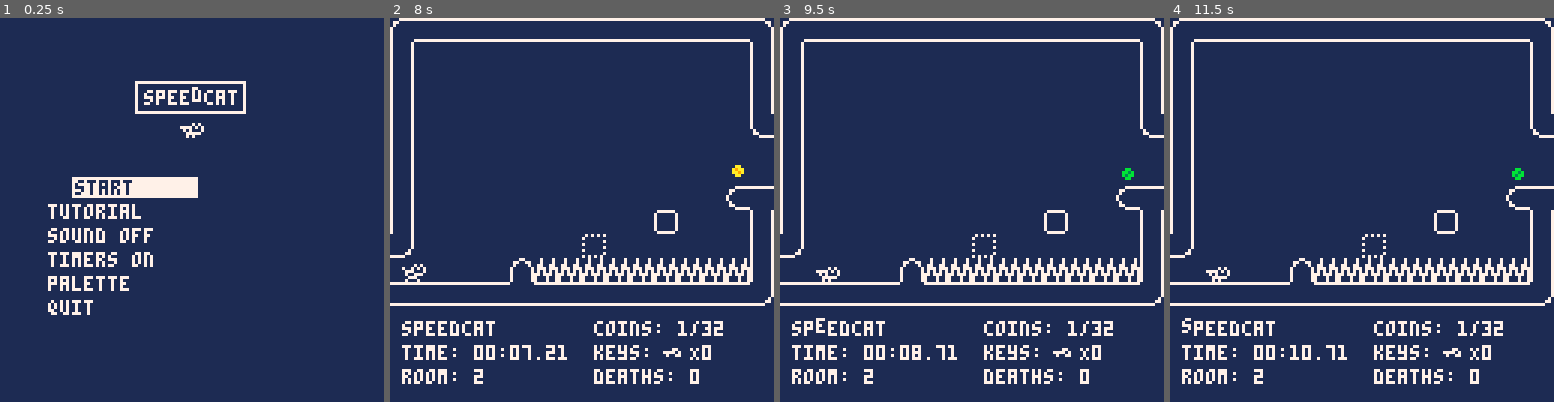
Above: before the commit, frames 1-4 (left to right).
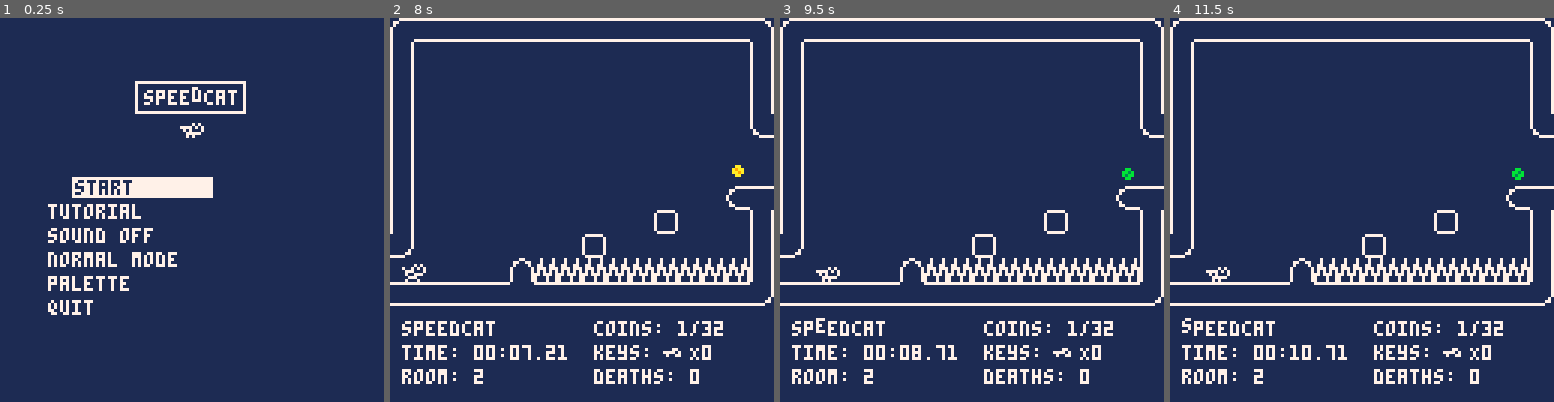
Above: after the commit, the same moments.

Repository: fletchmakes/speedcat
Game: PICO-8 cartridge speedcat.p8
Two runs of this game, one before a commit and one after it. Both use one fixed random seed, a clock stepped at 60 frames per second and the inputs below.
Inputs:
- Up to frame 1 (0.25 s): no input
- Up to frame 2 (8 s): tap X (X key) at 0.33, 1.07, 1.85, 2.97, 4.08, 5.2, 6.32, 7.43 s; tap O (Z key) at 0.7, 1.7, 2.1, 2.5, 2.9, 3.3, 3.7, 4.1, 4.5, 4.9, 5.3, 5.7, 6.1, 6.5, 6.9, 7.3, 7.7 s; hold Right 1.6-2.1 s; hold Up 2.15-2.42 s; hold Right 2.47-3.03 s; hold Left 3.08-3.58 s; hold Down 3.63-3.97 s; hold Right 4.02-4.68 s; hold Up 4.73-5.03 s; hold Left 5.08-5.68 s; hold Down 5.73-6.03 s; hold Right 6.08-6.58 s; hold Right 6.63-7.13 s; hold Up 7.18-7.45 s; hold Right from 7.5 s (still down)
- Up to frame 3 (9.5 s): release Right at 8.07 s; tap O (Z key) every 0.4 s from 8.1 to 9.3 s; hold Left 8.12-8.62 s; tap X (X key) at 8.55 s; hold Down 8.67-9 s; hold Right from 9.05 s (still down)
- Up to frame 4 (11.5 s): tap X (X key) at 9.67, 10.78 s; tap O (Z key) every 0.4 s from 9.7 to 11.3 s; release Right at 9.72 s; hold Up 9.77-10.07 s; hold Left 10.12-10.72 s; hold Down 10.77-11.07 s; hold Right from 11.12 s (still down)

The runs differ from the first frame. In frame 1, 0.6% of the frame differs, in the area x 12-56%, y 41-65%; in frame 2, less than 0.1%; in frame 3, less than 0.1%; in frame 4, less than 0.1%.

Commit message:
more refining to speedcat

Diff:
--- a/speedcat.p8
+++ b/speedcat.p8
@@ -17,7 +17,7 @@
 double_double_tick = false
 game_started = false
 muted = true
-timers = true
+timers = false
 background_col = 1
 foreground_col = 7
 deaths = 0
@@ -1112,7 +1112,7 @@
     main_menu.basex = 16
     main_menu.basey = 54
     -- option strings
-    main_menu.options = { "start", "tutorial", "sound on", "timers on", "palette", "quit" }
+    main_menu.options = { "start", "tutorial", "sound on", "hard mode", "palette", "quit" }
     -- option objects
     main_menu.opts = {}
     main_menu.selection = nil
@@ -1138,8 +1138,8 @@
                 new_opt.message = "sound off"
             end
 
-            if (new_opt.message == "timers on") and (timers == false) then
-                new_opt.message = "timers off"
+            if (new_opt.message == "hard mode") and (timers == false) then
+                new_opt.message = "normal mode"
             end
 
             add(this.opts, new_opt)
@@ -1366,7 +1366,7 @@
 
         -- final stats
         rect(21, 53, 104, 70, foreground_col)
-        print(get_time_str(this.time), 24, 56, foreground_col)
+        print(get_time_str(this.time, true), 24, 56, foreground_col)
         print("deaths: "..this.deaths, 24, 63, foreground_col)
 
         -- share instructions
@@ -1457,7 +1457,7 @@
     -- position
     opt.pos = { x=basex, y=basey+(8*opt_num) }
     opt.base = { x=basex, y=basey+(8*opt_num) }
-    opt.width = 40
+    opt.width = 45
     -- animation
     opt.vel = 1
     opt.maxoffset = 9
@@ -1476,7 +1476,7 @@
 
     opt.draw = function(this)
         if (this.selected) then
-            rectfill(this.pos.x-1, this.pos.y-1, this.pos.x + this.width, this.pos.y+5, foreground_col)
+            rectfill(this.pos.x-1, this.pos.y-1, this.pos.x + this.width, this.pos.y+5, foreground_col) -- this.pos.x + this.width
             print(this.message, this.pos.x, this.pos.y, background_col)
         else
             print(this.message, this.pos.x, this.pos.y, foreground_col)
@@ -1504,13 +1504,13 @@
             end
         end
 
-        if (this.message == "timers on") or (this.message == "timers off") then
-            if (this.message == "timers on") then
+        if (this.message == "hard mode") or (this.message == "normal mode") then
+            if (this.message == "hard mode") then
                 timers = false
-                this.message = "timers off"
+                this.message = "normal mode"
             else
                 timers = true
-                this.message = "timers on"
+                this.message = "hard mode"
             end
         end
 
@@ -1859,10 +1859,16 @@
     print(death_str, 68, 117, foreground_col)
 end
 
-function get_time_str(elapsed_time)
+function get_time_str(elapsed_time, is_victory_screen)
+    local victory = is_victory_screen or false
+
     local minutes = left_pad(tostr(flr(elapsed_time / 60)), 2)
     local seconds = left_pad(tostr(flr(elapsed_time % 60)), 2)
     local fractional = right_pad(sub(tostr(elapsed_time - flr(elapsed_time)), 3, 4), 2)
+
+    if (victory) then
+        return "time:   " .. minutes .. ":" .. seconds .. "." .. fractional
+    end
 
     return "time: " .. minutes .. ":" .. seconds .. "." .. fractional
 end
@@ -2181,17 +2187,17 @@
 
 
 __map__
-4054545454545454545454545454544240545454545454545454545454545442405454545454545454545454545454424054545454545454545454545454544240545454545454545454545454545442405454545454545454545454545454424054545454544154545454545454544240545454545441545454415454545442
-6400000000000000000000000000006464360000000000000000000000000064640000000000000000000000000000606228000000000000000000000000006464360000000000000000000000000060622500000000000000000000000000606200000000006400000000000000006464010000000057000000570000000064
+4054545454545454545454545454544240545454545454545454545454545442405454545454545454545454545454424054545454545454545454545454544240545454545454545454545454545442405454545454545454545454545454424054545454544154545454545454544240545454544154545441545454545442
+6400000000000000000000000000006464360000000000000000000000000064640000000000000000000000000000606228000000000000000000000000006464360000000000000000000000000060622500000000000000000000000000606200000000006400000000000000006464010000005700000057000000000064
 6400000000000000000000000000006464000000000000000000000000000064640000000000000000000000000001000000000000000000000000000000006464000000000000000000000000000000002000000000000000000000000000000000000000006400000000000000006464000000000000000000000000000064
-6400000000000000000000000000006464000000000000000000000000000064640000000000000000000000000043414144000000000000000000000000006464000000270000000000000000004041415454440000003131313100000043414142000000256400000000000000006464070000000000000700000007000064
-6400000000000000000000000000006464000000000000000000000000000060615442000000000000000000000000646400000000000000000000000000006062000000000000000000000000075052640000000000000000000000000033645052000000076400000000000000006061545454545454545454545454440064
-6400000000000000000000000000006464000000000000000000000000000000000060440000000000000000000000646400000000434400000000000000000000000000000000000031310066546152640000000000004054545454545454525061545454546200010000000000000000000000000000002600000000000064
-6400000000000000000000000000006464000000000000000000000000000100000030200000530000000000000000646400000000000000434400000020004041440000650032323200000000000064640000000000006400000000000000646400000000000000000000000000120000200000000000000000000000000764
+6400000000000000000000000000006464000000000000000000000000000064640000000000000000000000000043414144000000000000000000000000006464000000270000000000000000004041415454440000003131313100000043414142000000256400000000000000006464070000000000070000000700000064
+6400000000000000000000000000006464000000000000000000000000000060615442000000000000000000000000646400000000000000000000000000006062000000000000000000000000075052640000000000000000000000000033645052000000076400000000000000006061545454545454545454545444000064
+6400000000000000000000000000006464000000000000000000000000000000000060440000000000000000000000646400000000434400000000000000000000000000000000000031310000666152640000000000004054545454545454525061545454546200010000000000000000000000000000002600000000000064
+6400000000000000000000000000006464000000000000000000000000000100000030200000530000000000000000646400000000000000434400000020004041440000650032320000000000000064640000000000006400000000000000646400000000000000000000000000120000200000000000000000000000000764
 6400000000000000000000000000006464000000000000000000000000004341415454415454620000434400000033646400000000000000000000004067326464000000000000000000000000000064640000000000006400000000000000646400000000000000000031000043544141440000405454544154545441545452
-6400000000000000000000000000006464000000000000000000006500000064640000640000000000000000000040526400000000000000000000076400006464000000000000000000000001000064505442000000006400000000000000646400000000000000000025000000006464000000570000005700000057000064
+6400000000000000000000000000006464000000000000000000006500000064640000640000000000000000000040526400000000000000000000076400006464000000000000000000000001000064505442000000006400000000000001646400000000000000000025000000006464000000570000005700000057000064
 6400000000010000000000530000006062000000000000003100000000000064640000570000000000000000004000525054546700000000004054545600006464000000000000000000003232000064640057250000005700000000000000646400000000000000000000000000006464000000000000000000000000000064
-6420000000530000000007640000000000200000005321212121212121212164640000350053000000000000400000526412003500000000076428003200016464270000002000000000212121212164641235000000003200000000000001646400000000002000212121212121216464260000000007000000070000000064
+6420000000530000000007640000000000200000005321212121212121212164640000350053000000000000400000526412003500000000076428003200016464270000002000000000212121212164641235000000003200000031000000646400000000002000212121212121216464260000000007000000070000000064
 6054545454615454545454615454545454545454546154545454545454545462640040545461545454545454616161626054545454545454546154545454546260545454545442000040545454545461615454545454545454545454545454626042000040545454545454545454546260545454545454545454545442000064
 0000000000000000000000000000000000000000000000000000000000000000000000000000000000000000000000000000000000000000000000000000000000000000000000000000000000000000000000000000000000000000000000000000000000000000000000000000000000000000000000000000000000000000
 0000000000000000000000000000000000000000000000000000000000000000000000000000000000000000000000000000000000000000000000000000000000000000000000000000000000000000000000000000000000000000000000000000000000000000000000000000000000000000000000000000000000000000
Not shown, changed: 30 lines of the sprite sheet (__gfx__) section of speedcat.p8
Not shown, added: assets/level-layout-skinny.png
Not shown, changed: assets/level-layout.aseprite
Not shown, added: assets/level-progression.png
